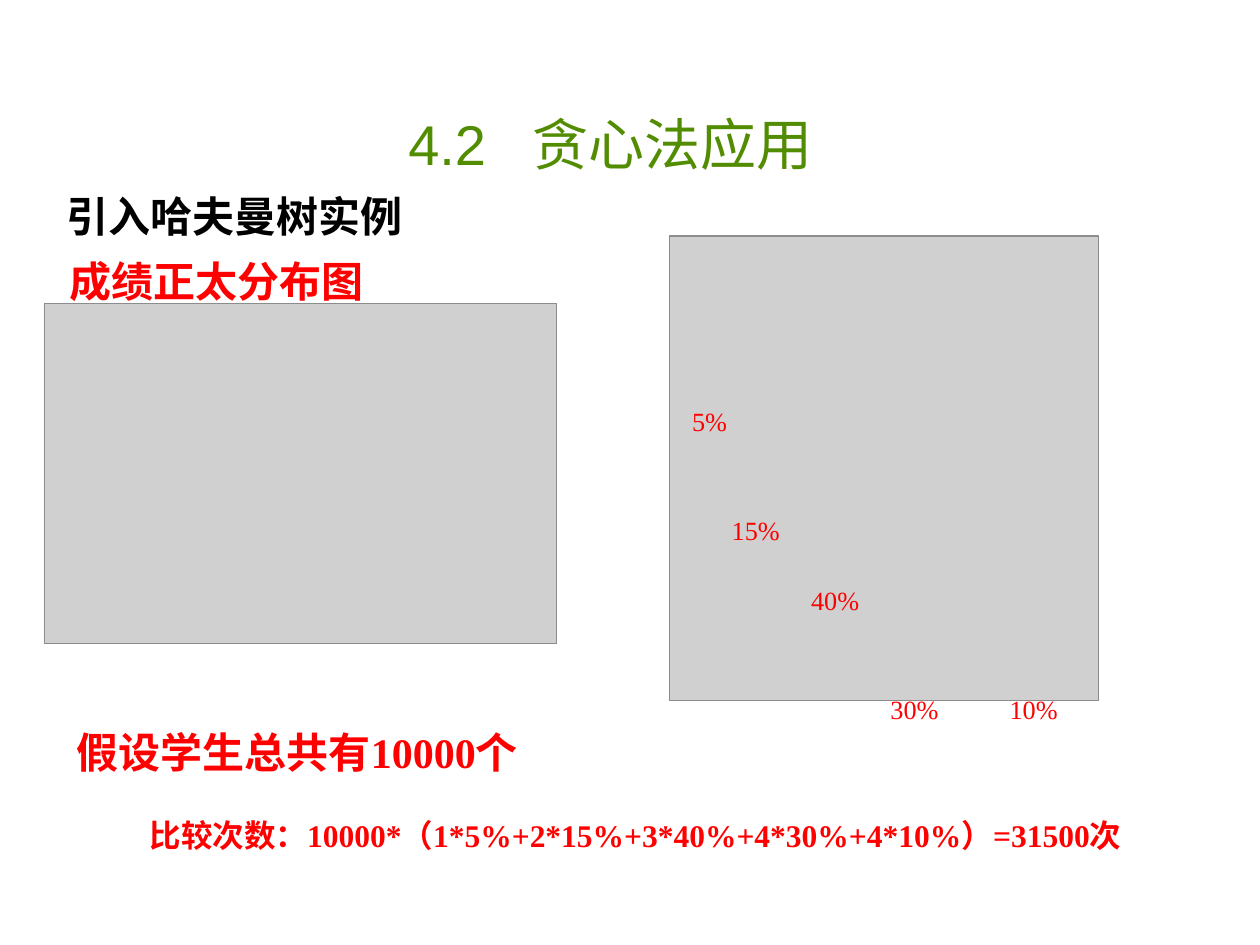
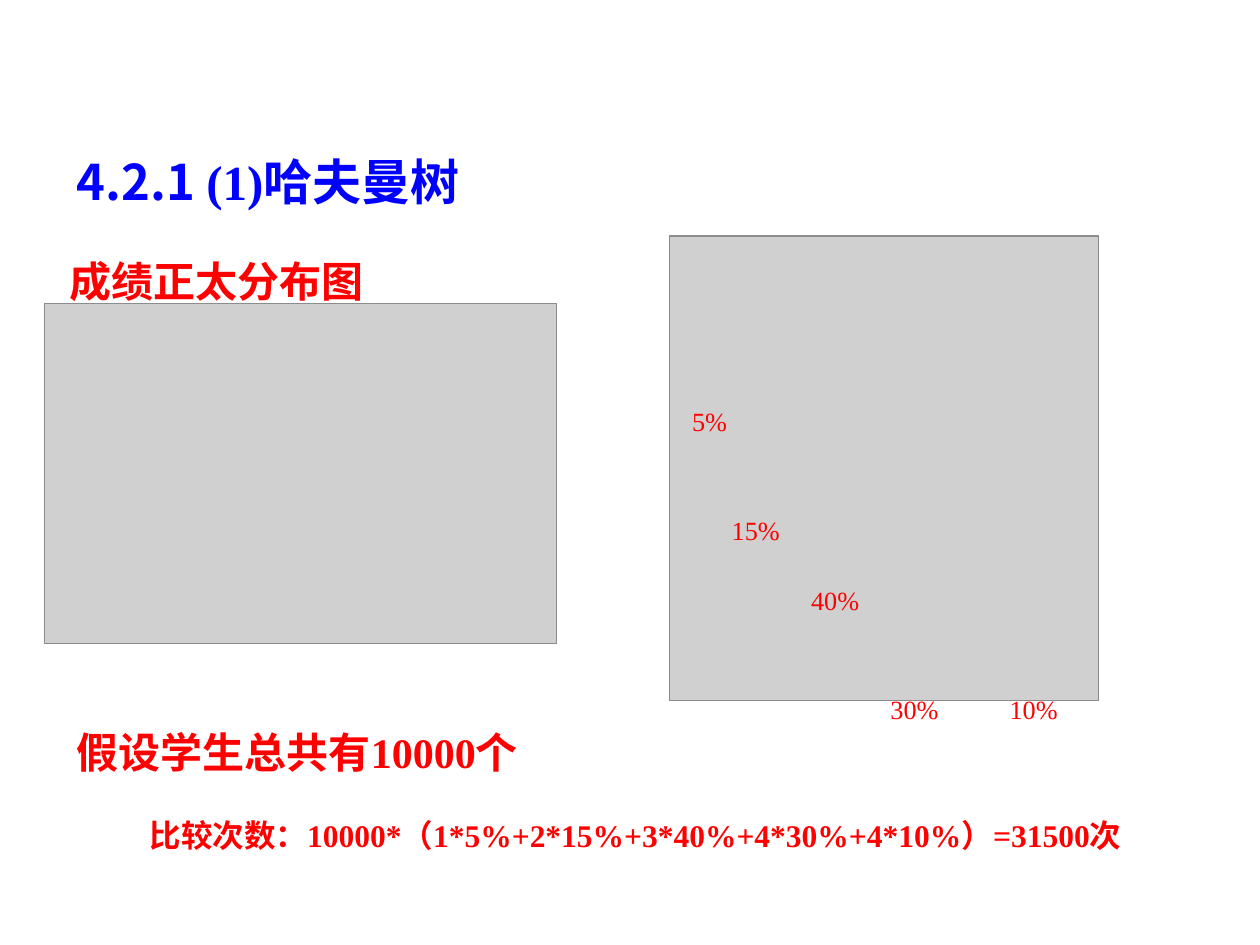
Before and after one commit to liutongling/DP, a slide deck: slide 20 of file/第4章 贪心法.pptx. Drawn at 1260x945 pixels with LibreOffice and Linux fonts; fonts in the diff are those of the drawing; grey boxes stand for pictures; background and template pictures are left out. Boxes give left, top, right and bottom in pixels: in the first picture for what was removed or moved away, otherwise in the second. Text is boxed around its words. In the diff, an @@ line names an element or a change of style, - is before the commit and + after.

Commit message:
贪心算法ppt，以及代码实现

```diff
--- a/file/第4章 贪心法.pptx
+++ b/file/第4章 贪心法.pptx
@@ text removed at [408, 117, 813, 170] @@
-4.2 贪心法应用
@@ text at [77, 162, 459, 210]: text changed; size 24 to 28 pt; text colour #000000 to #0000FF @@
-引入哈夫曼树实例
+4.2.1 (1)哈夫曼树
```
Also in this commit, not shown: 17 other slides changed, 2 slides added, 1 slide removed, 3 other files.
